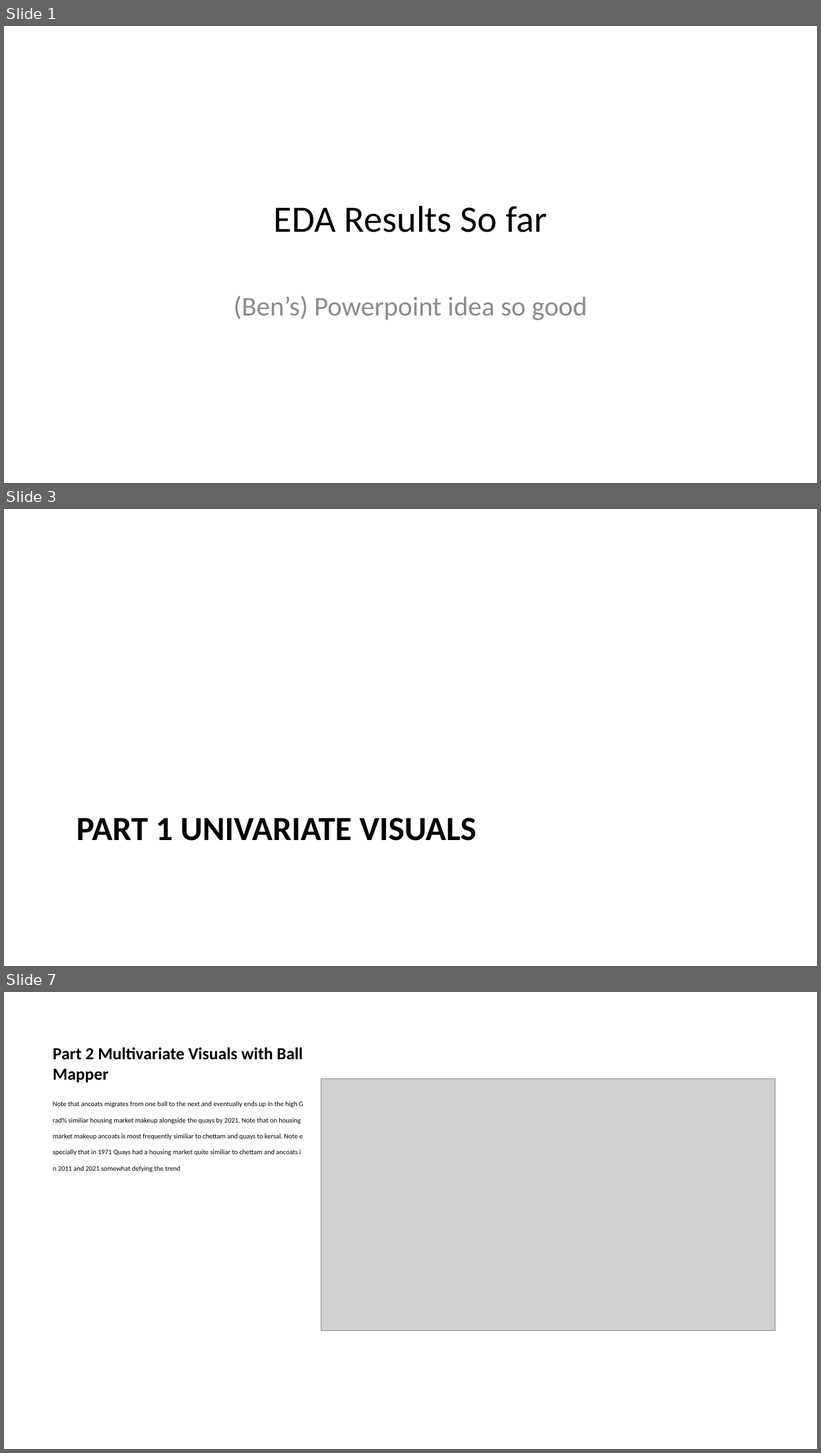
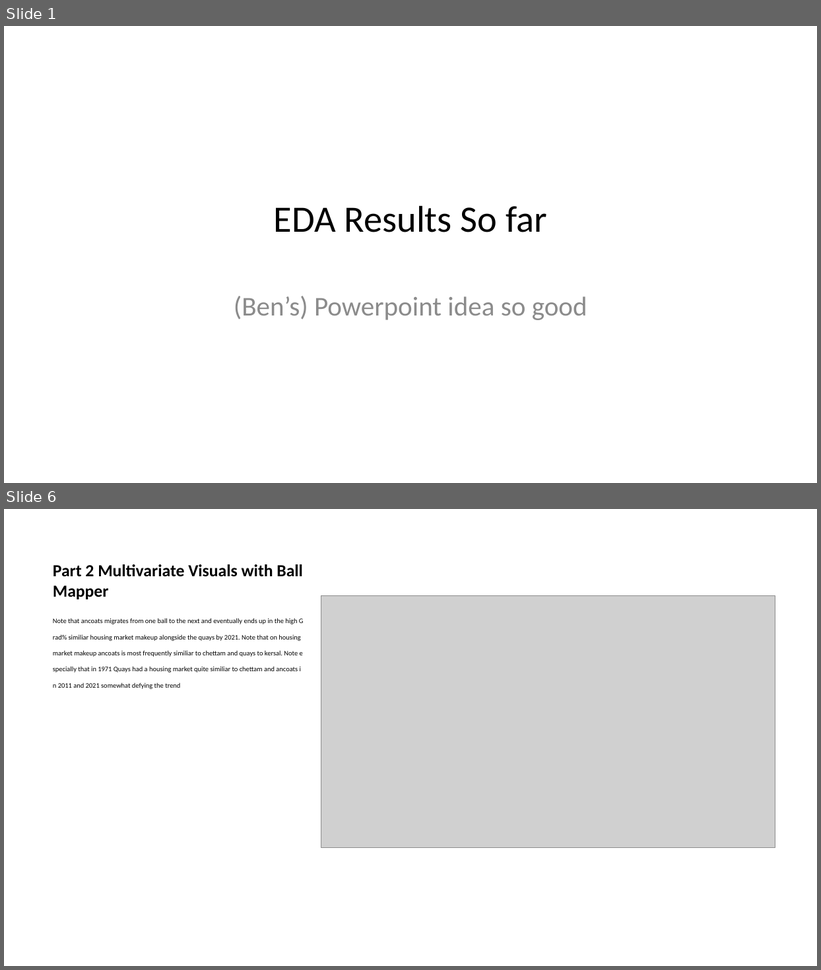
Before and after one commit to Sviatkd/DatafestivalWork, a slide deck: presentation.pptx. Shown one above the other, each under a label of ours: slides 1, 3 and 7 before the commit, slides 1 and 6 after it; the slides between them are not shown. The pictures are 821x1453 and 821x970 pixels, drawn with LibreOffice and Linux fonts; fonts in the diff are those of the drawing; grey boxes stand for pictures. Boxes give left, top, right and bottom in pixels: in the first picture for what was removed or moved away, otherwise in the second. Text is boxed around its words. In the diff, an @@ line names an element or a change of style, - is before the commit and + after.

```diff
--- a/presentation.pptx
+++ b/presentation.pptx
@@ slide 3 removed at <box>4,509,817,966</box>, background #FFFFFF @@
@@ title removed at <box>77,818,477,841</box> @@
-PART 1 UNIVARIATE VISUALS
@@ what was slide 7 is now slide 6 @@
```
Also in this commit, not shown: 4 slides changed, 1 other file.
